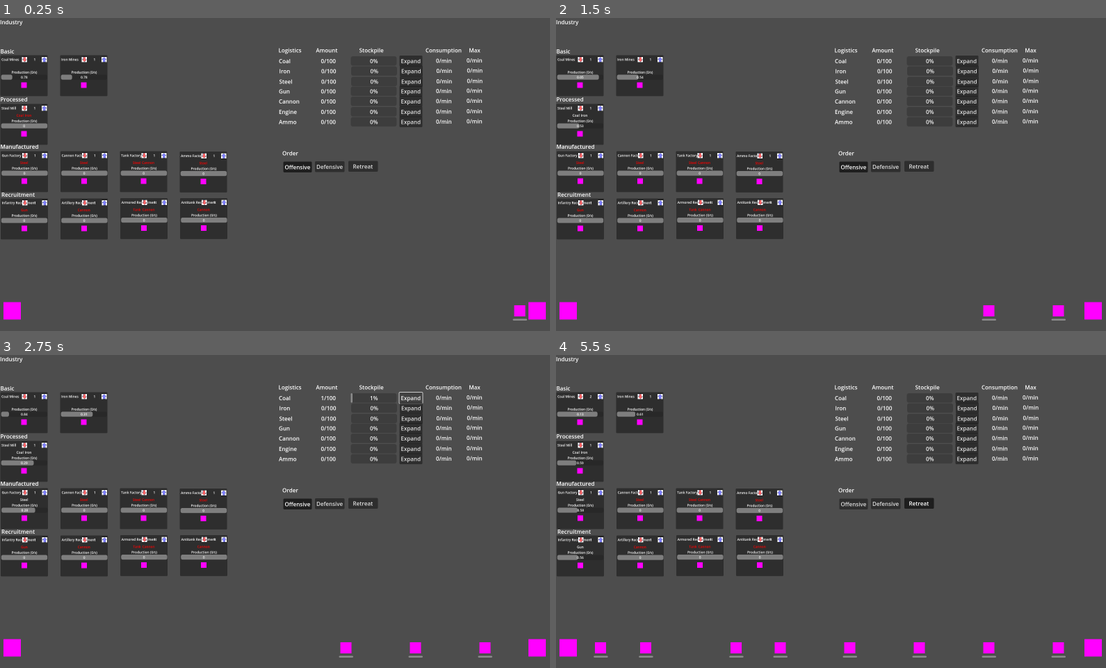
Above: before the commit, frames 1-4 (two rows, left to right).
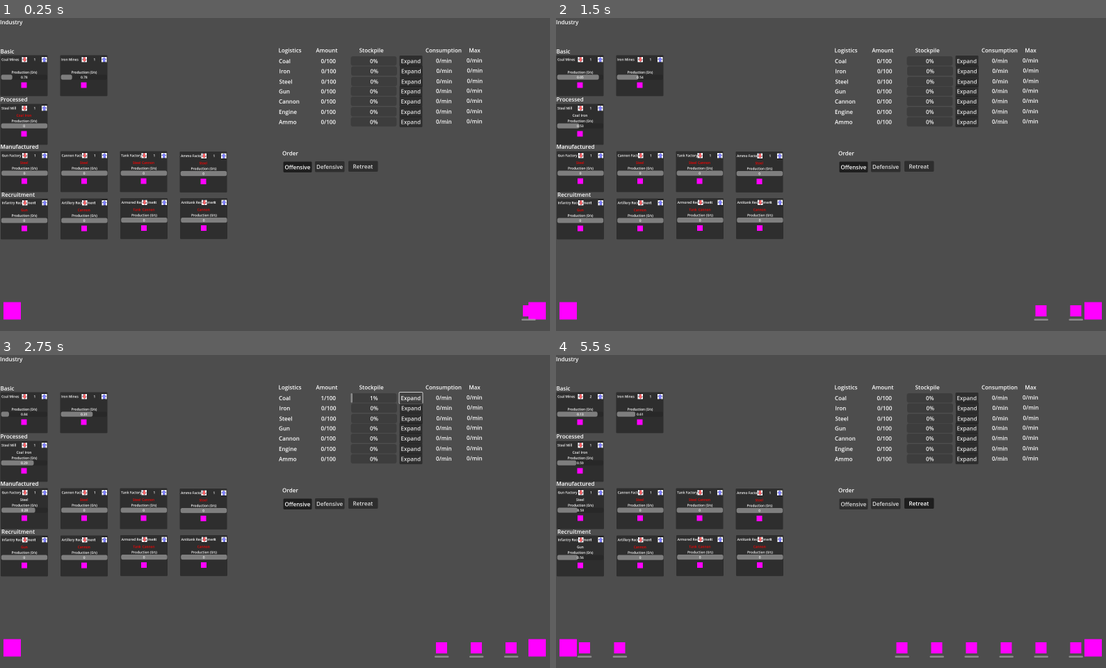
Above: after the commit, the same moments.

Repository: dwlee0802/AttritionWarfare
Game: Godot game, scene res://Scenes/game.tscn
Same seed, same stepped clock (60 frames per second), same inputs: the game is played once before the commit and once after it.
Inputs (mouse positions are in pixels of both pictures, inside the frame that each line leads up to):
- Up to frame 1 (0.25 s): no input
- Up to frame 2 (1.5 s): click (600, 58) at 0.52 s; click (578, 58) at 1.27 s
- Up to frame 3 (2.75 s): click "Expand" at 2 s
- Up to frame 4 (5.5 s): click "Offensive" at 2.75 s; click "Defensive" at 3.5 s; click "Retreat" at 4.25 s; click (600, 395) at 5.02 s

The runs differ from the first frame. In frame 1, 0.1% of the frame differs, in the area x 93-98%, y 91-97%; in frame 2, 0.4%; in frame 3, 0.5%; in frame 4, 1.5%, in the area x 3-96%, y 91-97%.

Commit message:
Added artillery units that can deal AOE damage.

Diff:
--- /dev/null
+++ b/Data/artillery.tres
@@ -0,0 +1,17 @@
+[gd_resource type="Resource" script_class="UnitData" load_steps=2 format=3 uid="uid://cwmo22ct8j1ro"]
+
+[ext_resource type="Script" path="res://Data/unit_data.gd" id="1_whjog"]
+
+[resource]
+script = ExtResource("1_whjog")
+unitType = 1
+hitPoints = 50
+attackRange = 600
+minAttackRange = 100
+minDamage = 50
+maxDamage = 100
+attackSpeed = 2.5
+speed = 50
+splashDamage = true
+splashRange = 100
+indirectFire = true
--- /dev/null
+++ b/Data/infantry.tres
@@ -0,0 +1,17 @@
+[gd_resource type="Resource" script_class="UnitData" load_steps=2 format=3 uid="uid://d16mt08kauill"]
+
+[ext_resource type="Script" path="res://Data/unit_data.gd" id="1_3kf3h"]
+
+[resource]
+script = ExtResource("1_3kf3h")
+unitType = 0
+hitPoints = 100
+attackRange = 300
+minAttackRange = 0
+minDamage = 20
+maxDamage = 40
+attackSpeed = 1.0
+speed = 100
+splashDamage = false
+splashRange = 100
+indirectFire = false
--- /dev/null
+++ b/Data/unit_data.gd
@@ -0,0 +1,19 @@
+extends Resource
+class_name UnitData
+
+@export var unitType: Enums.UnitType = Enums.UnitType.Infantry
+@export var hitPoints: int = 100
+
+@export var attackRange: int = 300
+@export var minAttackRange: int = 0
+
+@export var minDamage: int = 20
+@export var maxDamage: int = 40
+@export var attackSpeed: float = 1
+
+@export var speed: int = 100
+
+@export var splashDamage: bool = false
+@export var splashRange: int = 100
+
+@export var indirectFire: bool = false
--- /dev/null
+++ b/Scenes/Artillery.tscn
@@ -0,0 +1,42 @@
+[gd_scene load_steps=5 format=3 uid="uid://b7gsqt4cmfvy8"]
+
+[ext_resource type="Script" path="res://Scripts/Unit.gd" id="1_fnf0i"]
+
+[sub_resource type="PlaceholderTexture2D" id="PlaceholderTexture2D_brevo"]
+size = Vector2(32, 32)
+
+[sub_resource type="RectangleShape2D" id="RectangleShape2D_kovw2"]
+size = Vector2(32, 32)
+
+[sub_resource type="RectangleShape2D" id="RectangleShape2D_fqqx3"]
+resource_local_to_scene = true
+
+[node name="Artillery" type="CharacterBody2D"]
+collision_mask = 0
+script = ExtResource("1_fnf0i")
+
+[node name="Sprite2D" type="Sprite2D" parent="."]
+texture = SubResource("PlaceholderTexture2D_brevo")
+
+[node name="CollisionShape2D" type="CollisionShape2D" parent="."]
+shape = SubResource("RectangleShape2D_kovw2")
+
+[node name="AttackArea" type="Area2D" parent="."]
+collision_layer = 0
+collision_mask = 2
+
+[node name="CollisionShape2D" type="CollisionShape2D" parent="AttackArea"]
+shape = SubResource("RectangleShape2D_fqqx3")
+
+[node name="AttackTimer" type="Timer" parent="."]
+process_callback = 0
+
+[node name="HPProgressBar" type="ProgressBar" parent="."]
+offset_left = -20.0
+offset_top = 23.0
+offset_right = 21.0
+offset_bottom = 28.0
+value = 100.0
+show_percentage = false
+
+[connection signal="timeout" from="AttackTimer" to="." method="_on_attack_timer_timeout"]
--- a/Scenes/Recruitment.gd
+++ b/Scenes/Recruitment.gd
@@ -1,5 +1,6 @@
 extends Industry
 
+@export var unitType: Enums.UnitType
 
 func Production():
-	get_parent().get_parent().hq.SpawnUnit(productionType)
+	get_parent().get_parent().hq.SpawnUnit(unitType)
--- a/Scenes/death_effect.tscn
+++ b/Scenes/death_effect.tscn
@@ -27,6 +27,7 @@
 }
 
 [node name="DeathEffect" type="Node2D"]
+visible = false
 
 [node name="CPUParticles2D" type="CPUParticles2D" parent="."]
 amount = 20
--- a/Scenes/game.tscn
+++ b/Scenes/game.tscn
@@ -668,6 +668,7 @@
 
 [node name="Artillery Recruitment" type="Node" parent="PlayerNation/Industry"]
 script = ExtResource("6_wie21")
+unitType = 1
 level = 1
 industrySector = 3
 productionType = 7
@@ -680,6 +681,7 @@
 
 [node name="Armored Recruitment" type="Node" parent="PlayerNation/Industry"]
 script = ExtResource("6_wie21")
+unitType = 2
 level = 1
 industrySector = 3
 productionType = 8
@@ -694,6 +696,7 @@
 
 [node name="Antitank Recruitment" type="Node" parent="PlayerNation/Industry"]
 script = ExtResource("6_wie21")
+unitType = 3
 level = 1
 industrySector = 3
 productionType = 9
@@ -733,6 +736,7 @@
 texture = SubResource("PlaceholderTexture2D_r7yqw")
 
 [node name="SpawnTimer" type="Timer" parent="World/EnemyHQ"]
+process_callback = 0
 autostart = true
 
 [connection signal="pressed" from="OrderTab/OffensiveButton" to="OrderTab" method="_on_order_button_pressed" binds= [0]]
--- a/Scenes/projectile.gd
+++ b/Scenes/projectile.gd
@@ -5,6 +5,9 @@
 var damage: int = 0
 
 var piercing: int = 1
+
+var explosive: bool = false
+@onready var explosionArea = $ExplosionArea
 
 
 func _ready():
@@ -17,15 +20,31 @@
 	if !isPlayer:
 		linear_velocity = Vector2(-800, -200)
 		$Area2D.collision_mask = 1
+		$ExplosionArea.collision_mask = 1
 	else:
 		linear_velocity = Vector2(800, -200)
+
+
+func SetInitialVelocity(vec):
+	linear_velocity = vec
+
+	if !isPlayer:
+		linear_velocity = vec * Vector2.LEFT
 
 
 func _on_area_2d_body_entered(body):
 	print("hit " + body.name)
 
 	if piercing > 0:
-		if body is Unit:
+		if explosive:
+			var results = explosionArea.get_overlapping_bodies()
+			for item in results:
+				if item is Unit:
+					item.ReceiveHit(damage)
+
+		elif body is Unit:
 			body.ReceiveHit(damage)
 			piercing -= 1
+
+
 	queue_free()
--- a/Scenes/projectile.tscn
+++ b/Scenes/projectile.tscn
@@ -7,6 +7,9 @@
 
 [sub_resource type="CircleShape2D" id="CircleShape2D_kdurv"]
 radius = 6.0
+
+[sub_resource type="CircleShape2D" id="CircleShape2D_2j4ig"]
+radius = 100.0
 
 [node name="Projectile" type="RigidBody2D"]
 collision_layer = 0
@@ -26,5 +29,14 @@
 [node name="CollisionShape2D" type="CollisionShape2D" parent="Area2D"]
 shape = SubResource("CircleShape2D_kdurv")
 
+[node name="ExplosionArea" type="Area2D" parent="."]
+collision_layer = 0
+collision_mask = 2
+monitorable = false
+
+[node name="CollisionShape2D" type="CollisionShape2D" parent="ExplosionArea"]
+shape = SubResource("CircleShape2D_2j4ig")
+debug_color = Color(0.976471, 0, 0.419608, 0.419608)
+
 [connection signal="body_entered" from="." to="." method="_on_body_entered"]
 [connection signal="body_entered" from="Area2D" to="." method="_on_area_2d_body_entered"]
--- a/Scripts/HQ.gd
+++ b/Scripts/HQ.gd
@@ -2,6 +2,9 @@
 class_name HQ
 
 var unitScene = load("res://Scenes/Unit.tscn")
+var infantryData: UnitData = load("res://Data/infantry.tres")
+var artilleryData: UnitData = load("res://Data/artillery.tres")
+
 @export var isPlayerHQ: bool = true
 
 @export var autoSpawn: bool = false
@@ -21,6 +24,11 @@
 # spawns a unit of type unittype at its location
 func SpawnUnit(unitType):
 	var newUnit: Unit = unitScene.instantiate()
+	if unitType == Enums.UnitType.Infantry:
+		newUnit.SetStats(infantryData)
+	elif unitType == Enums.UnitType.Artillery:
+		newUnit.SetStats(artilleryData)
+
 	add_child(newUnit)
 	newUnit.global_position = global_position
 	newUnit.SetPlayerUnit(isPlayerHQ)
--- a/Scripts/Unit.gd
+++ b/Scripts/Unit.gd
@@ -5,11 +5,12 @@
 
 static var bulletScene = preload("res://Scenes/projectile.tscn")
 
+
 var hitPoints: int = 100
 @onready var hitPointBar: ProgressBar = $HPProgressBar
-@export var speed : int = 200
+@export var speed : int
 @export var isPlayerUnit: bool = true
-var attackRange: int = 500
+var attackRange: int = 300
 @onready var attackArea: Area2D = $AttackArea
 var attackTarget
 var minDamage: int = 20
@@ -17,6 +18,7 @@
 # attack speed in attacks per second
 var attackSpeed: float = 1
 @onready var attackTimer: Timer = $AttackTimer
+var unitData: UnitData
 
 
 func _ready():
@@ -35,6 +37,16 @@
 	if !isPlayerUnit:
 		collision_layer = 2
 		attackArea.collision_mask = 1
+
+
+func SetStats(data: UnitData):
+	hitPoints = data.hitPoints
+	attackRange = data.attackRange
+	minDamage = data.minDamage
+	maxDamage = data.maxDamage
+	attackSpeed = data.attackSpeed
+	speed = data.speed
+	unitData = data
 
 
 func _physics_process(delta):
@@ -98,5 +110,8 @@
 
 	var newBullet: Projectile = bulletScene.instantiate()
 	newBullet.SetPlayerUnit(isPlayerUnit)
+
+	newBullet.explosive = unitData.splashDamage
+
 	newBullet.damage = randi_range(minDamage, maxDamage)
 	add_child(newBullet)
Not shown: 1 places in Scenes/projectile.tscn that only renumber resources
